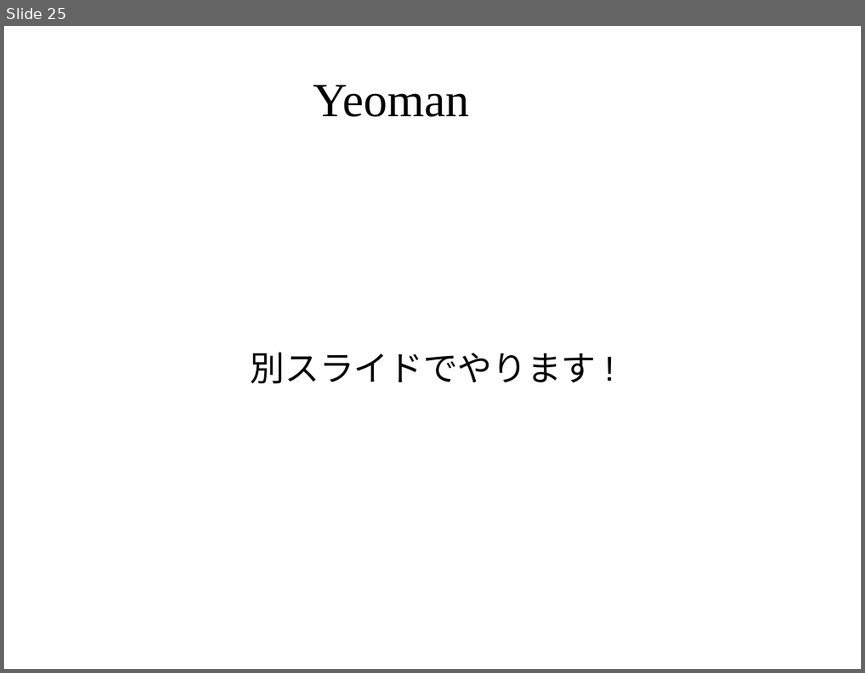
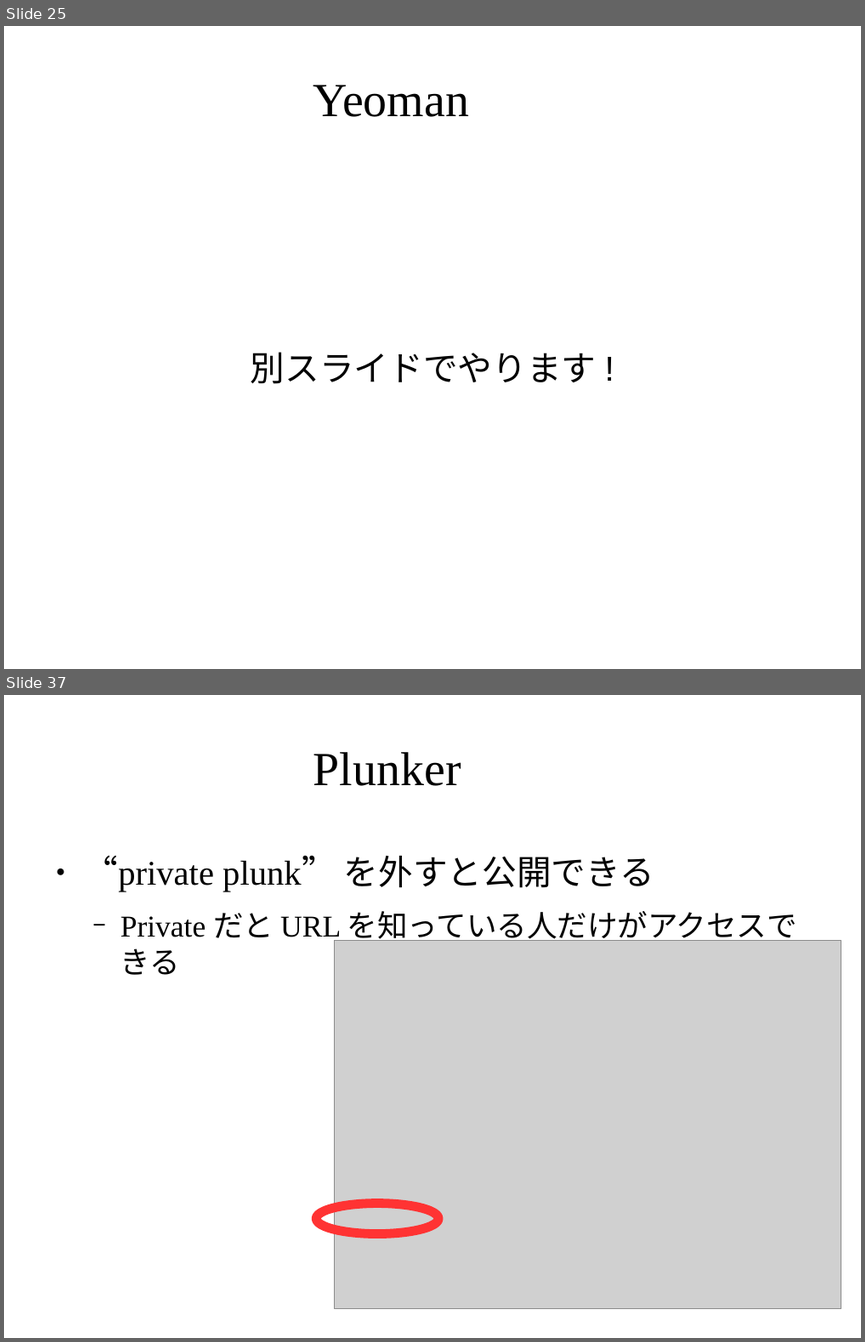
Before and after one commit to masakura/slides, a slide deck: html5jk#1/slide3.odp. Shown one above the other, each under a label of ours: slide 25 before the commit, slides 25 and 37 after it; the slides between them are not shown. The pictures are 865x673 and 865x1342 pixels, drawn with LibreOffice and Linux fonts; fonts in the diff are those of the drawing; grey boxes stand for pictures; background and template pictures are left out. Boxes give left, top, right and bottom in pixels: in the first picture for what was removed or moved away, otherwise in the second. Text is boxed around its words. In the diff, an @@ line names an element or a change of style, - is before the commit and + after.

Commit message:
Plunker のチュートリアルを追加

```diff
--- a/html5jk#1/slide3.odp
+++ b/html5jk#1/slide3.odp
@@ slide 37 added at bbox=[4, 695, 861, 1338], background picture (left out) @@
@@ title added at bbox=[313, 752, 461, 786], 44 pt, text #000000 @@
+Plunker
@@ text added at bbox=[84, 855, 797, 975], 28 pt, text #000000 @@
+● “private plunk” を外すと公開できる
+  − Private だと URL を知っている人だけがアクセスできる
@@ picture added at bbox=[335, 941, 841, 1309] @@
@@ ellipse added at bbox=[317, 1203, 438, 1234], outline #FF3333 8.5 pt @@
```
Also in this commit, not shown: 35 other slides added.
